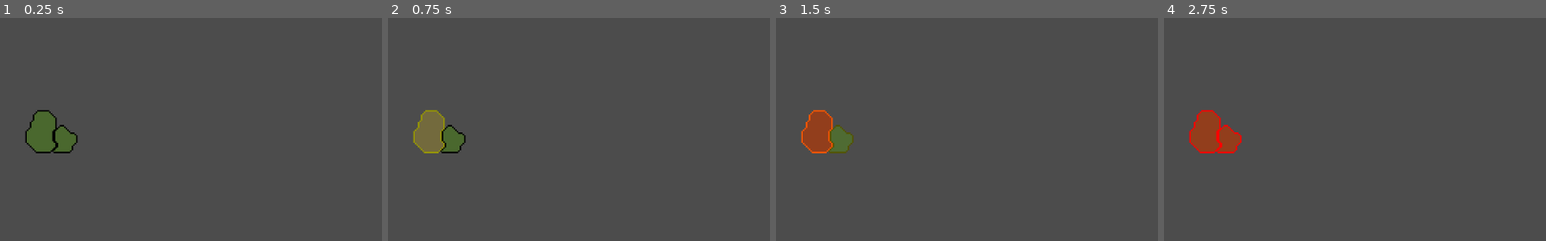
Above: before the commit, frames 1-4 (left to right).
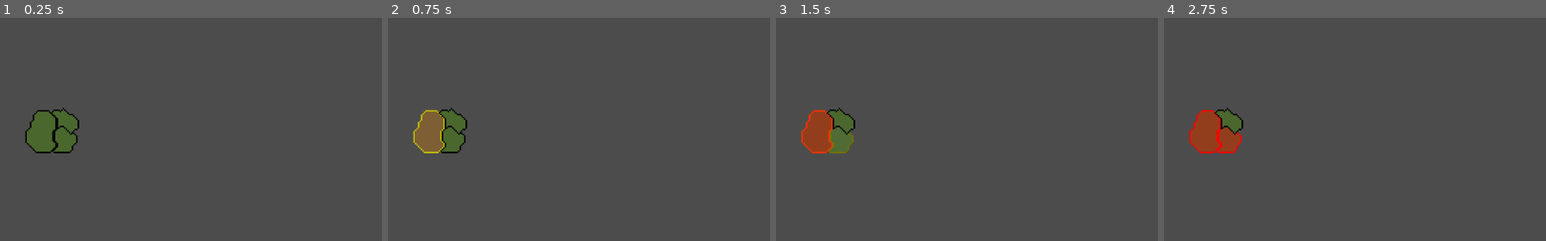
Above: after the commit, the same moments.

Repository: Raelr/StrategyGame
Game: Godot game, scene res://Scenes/World.tscn
Two runs of this game, one before a commit and one after it. Both use one fixed random seed, a clock stepped at 60 frames per second and the inputs below.
Inputs (mouse positions are % of the whole screen's width and height, from its top left):
- Up to frame 1 (0.25 s): no input
- Up to frame 2 (0.75 s): tap Enter at 0.5 s; move the mouse to (5, 48) at 0.52 s; press the mouse at (5, 48) at 0.53 s
- Up to frame 3 (1.5 s): tap Space at 1.25 s; move the mouse to (9, 49) at 1.27 s; release the mouse at (9, 49) at 1.28 s; right-click (9, 49) at 1.35 s; click (9, 49) at 1.42 s
- Up to frame 4 (2.75 s): tap Enter at 2 s; move the mouse to (60, 28) at 2.02 s; press the mouse at (60, 28) at 2.03 s
The pictures show only the part of the screen within x 0-50%, y 22-72%; the shares and areas given below are measured in that part.

The runs differ from the first frame. In frame 1, 0.5% of the frame differs, in the area x 13-21%, y 40-53%; in frame 2, 0.6%; in frame 3, 0.7%, in the area x 6-21%, y 40-61%; in frame 4, 0.5%.

Commit message:
Added the third region

Diff:
--- a/Scenes/Region.tscn
+++ b/Scenes/Region.tscn
@@ -18,6 +18,5 @@
 texture = ExtResource( 1 )
 
 [node name="CollisionPolygon2D" type="CollisionPolygon2D" parent="."]
-polygon = PoolVector2Array( -21.0441, 15.0385, -7.01394, 29.2055, 12.902, 29.1371, 21.1832, 21.0612, 21.0464, 15.2438, 17.1453, 10.5215, 17.0769, -0.839531, 21.1148, -3.16648, 21.1148, -18.9761, 10.8488, -28.9683, -5.02919, -29.0367, -11.1203, -23.2878, -11.1203, -17.2651, -15.2952, -13.0903, -15.0214, -7.27287, -21.1125, -0.839531 )
 [connection signal="mouse_entered" from="." to="." method="_on_Area2D_mouse_entered"]
 [connection signal="mouse_exited" from="." to="." method="_on_Area2D_mouse_exited"]
--- a/Scenes/World.tscn
+++ b/Scenes/World.tscn
@@ -7,21 +7,68 @@
 [ext_resource path="res://Sprites/Region2Outline.png" type="Texture" id=5]
 [ext_resource path="res://Sprites/Region2Details.png" type="Texture" id=6]
 [ext_resource path="res://Sprites/Region2Overlay.png" type="Texture" id=7]
+[ext_resource path="res://Sprites/Region3Outline.png" type="Texture" id=8]
+[ext_resource path="res://Sprites/Region3Details.png" type="Texture" id=9]
+[ext_resource path="res://Sprites/Region3Overlay.png" type="Texture" id=10]
 
 [node name="World" type="Node2D"]
 
-[node name="EasternLands" parent="." instance=ExtResource( 1 )]
+[node name="WestRegion" parent="." instance=ExtResource( 1 )]
 position = Vector2( 55.4896, 285.469 )
 region_details = ExtResource( 2 )
 region_outline = ExtResource( 3 )
 region_overlay = ExtResource( 4 )
 occupied_color = Color( 0, 0, 0, 0 )
-change_duration = 3.0
+change_duration = 2.0
 
-[node name="SouthWesternLands" parent="." instance=ExtResource( 1 )]
+[node name="Details" parent="WestRegion" index="0"]
+texture = ExtResource( 2 )
+
+[node name="CollisionPolygon2D" parent="WestRegion" index="1"]
+polygon = PoolVector2Array( -7.00462, 29.067, 12.8902, 29.0157, 15.095, 27.0416, 20.079, 21.0066, 20.2071, 15.1099, 17.0301, 11.0833, 17.105, -0.867432, 20.7302, -3.05783, 21.0326, -18.9111, 11.0596, -27.0125, 10.957, -28.961, -4.91264, -29.0123, -11.0913, -23.0131, -10.9478, -16.7833, -14.9882, -12.9631, -14.9669, -7.15353, -20.9105, -0.959564, -20.9823, 14.9563 )
+
+[node name="SouthRegion" parent="." instance=ExtResource( 1 )]
 position = Vector2( 87.4426, 295.465 )
 region_details = ExtResource( 6 )
 region_outline = ExtResource( 5 )
 region_overlay = ExtResource( 7 )
 occupied_color = Color( 0, 0, 0, 0 )
-change_duration = 3.0
+change_duration = 2.0
+
+[node name="Details" parent="SouthRegion" index="0"]
+texture = ExtResource( 6 )
+
+[node name="Overlay" parent="SouthRegion/Details" index="0"]
+texture = ExtResource( 7 )
+
+[node name="Outline" parent="SouthRegion/Details" index="1"]
+texture = ExtResource( 5 )
+
+[node name="CollisionPolygon2D" parent="SouthRegion" index="1"]
+polygon = PoolVector2Array( -16.8567, 16.9549, -16.8567, 15.054, -14.9931, 14.9049, -14.9186, 12.9667, -13.0549, 12.9667, -12.9058, 11.1403, -11.7877, 10.9761, -11.6758, 4.99033, -12.8686, 4.9158, -12.9804, 3.01489, -14.844, 2.82852, -15.0305, 1.50885, -14.9186, -10.903, -12.9431, -12.0807, -13.0177, -12.938, -11.1317, -13.1244, -6.99445, -18.7898, -1.14263, -18.9016, 9.07008, -9.06168, 12.7601, -8.94986, 16.9719, -4.99896, 17.0464, 4.8783, 11.0083, 10.9687, 11.0456, 14.8451, 6.94557, 18.9823, -14.9335, 19.0196 )
+
+[node name="NorthRegion" parent="." instance=ExtResource( 1 )]
+position = Vector2( 87.4847, 270.534 )
+region_details = ExtResource( 9 )
+region_outline = ExtResource( 8 )
+region_overlay = ExtResource( 10 )
+occupied_color = Color( 0, 0, 0, 0 )
+change_duration = 2.0
+
+[node name="Details" parent="NorthRegion" index="0"]
+texture = ExtResource( 9 )
+
+[node name="Overlay" parent="NorthRegion/Details" index="0"]
+texture = ExtResource( 10 )
+
+[node name="Outline" parent="NorthRegion/Details" index="1"]
+texture = ExtResource( 8 )
+
+[node name="CollisionPolygon2D" parent="NorthRegion" index="1"]
+polygon = PoolVector2Array( -11.0775, 11.6199, -11.0775, -3.8866, -20.6172, -11.9257, -18.8379, -11.9757, -14.872, -16.0845, -7.04726, -16.0845, -5.97539, -14.0837, -2.86694, -17.9782, -1.2234, -17.9782, 7.20868, -9.93912, 11.0317, -9.93912, 19.035, -1.9715, 18.985, 10.0479, 16.9842, 12.1559, 14.8404, 12.0487, 11.0174, 15.9789, 9.01659, 16.0146, 9.01659, 17.9083, 7.05148, 17.9083, 7.01575, 16.0861, 5.01492, 15.9074, 4.97919, 14.121, 3.04982, 13.9066, 3.01408, 12.1559, 1.04898, 11.9415, 0.977524, 10.0836, -0.916122, 9.97641, -1.02332, 8.15421, -6.99008, 8.01129, -6.99008, 9.97641, -8.95519, 10.0836, -8.95519, 11.7628 )
+
+[editable path="WestRegion"]
+
+[editable path="SouthRegion"]
+
+[editable path="NorthRegion"]
Not shown: 1 places in Scenes/World.tscn that only renumber resources
Binary file added: Sprites/Region3Details.png
Not shown, added: Sprites/Region3Details.png.import
Binary file added: Sprites/Region3Outline.png
Not shown, added: Sprites/Region3Outline.png.import
Binary file added: Sprites/Region3Overlay.png
Not shown, added: Sprites/Region3Overlay.png.import
